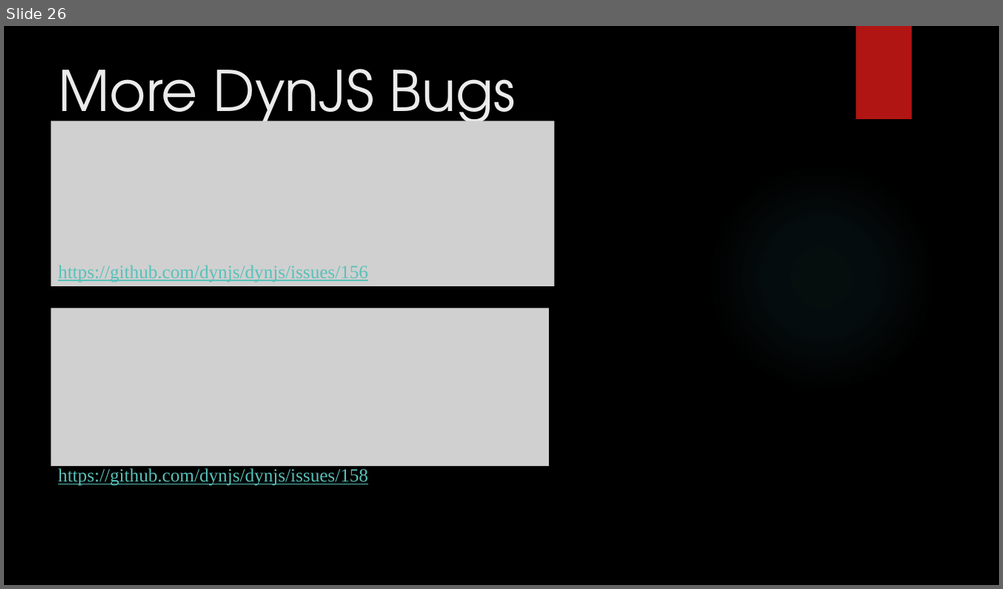
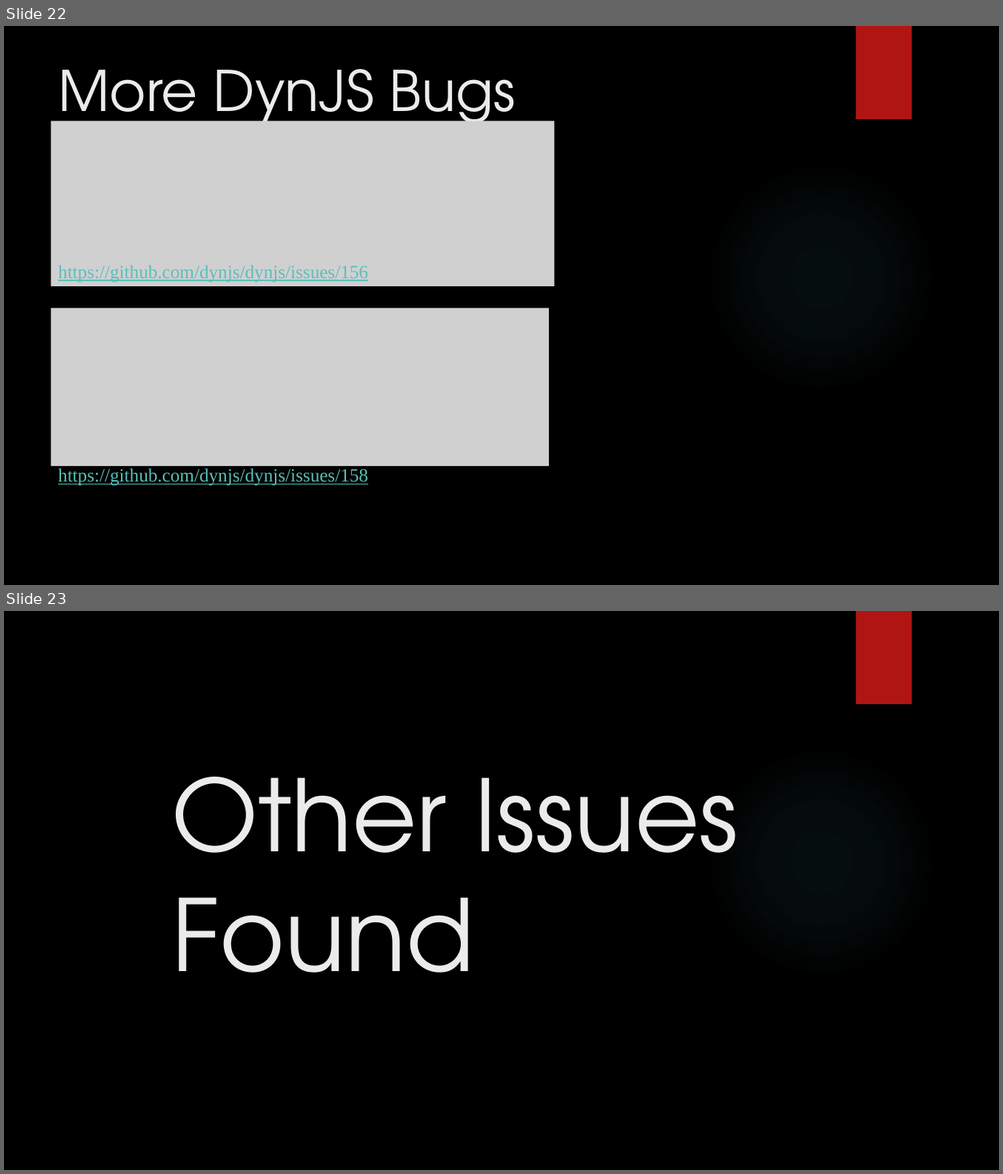
Before and after one commit to itzik-bd/jsfuzzer, a slide deck: misc/ppt/Final Presentation.pptx. Shown one above the other, each under a label of ours: slide 26 before the commit, slides 22 and 23 after it. The pictures are 1003x589 and 1003x1174 pixels, drawn with LibreOffice and Linux fonts; fonts in the diff are those of the drawing; grey boxes stand for pictures; background and template pictures are left out. Boxes give left, top, right and bottom in pixels: in the first picture for what was removed or moved away, otherwise in the second. Text is boxed around its words. In the diff, an @@ line names an element or a change of style, - is before the commit and + after.

```diff
--- a/misc/ppt/Final Presentation.pptx
+++ b/misc/ppt/Final Presentation.pptx
@@ slide 23 added at (x1=4, y1=611, x2=999, y2=1170), background picture (left out); not listed: 2 template elements that a slide beside it also shows @@
@@ title added at (x1=171, y1=777, x2=738, y2=973), 96 pt, text #EBEBEB @@
+Other Issues Found
@@ what was slide 26 is now slide 22 @@
```
Also in this commit, not shown: 7 slides changed, 3 other slides added, 2 slides removed.
